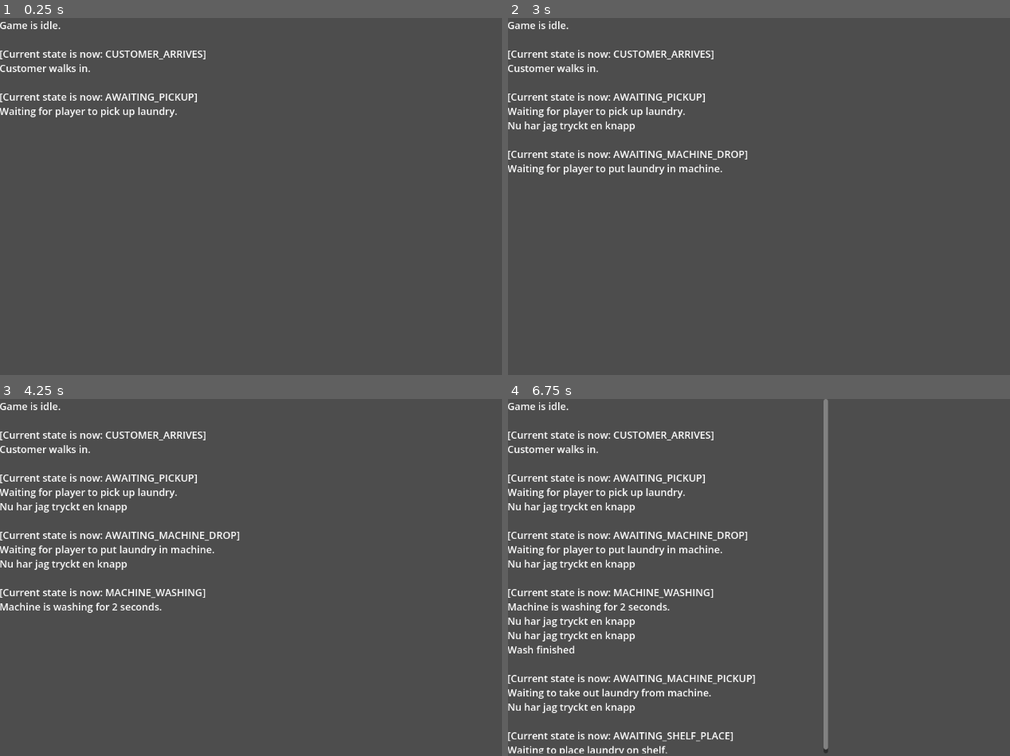
Above: before the commit, frames 1-4 (two rows, left to right).
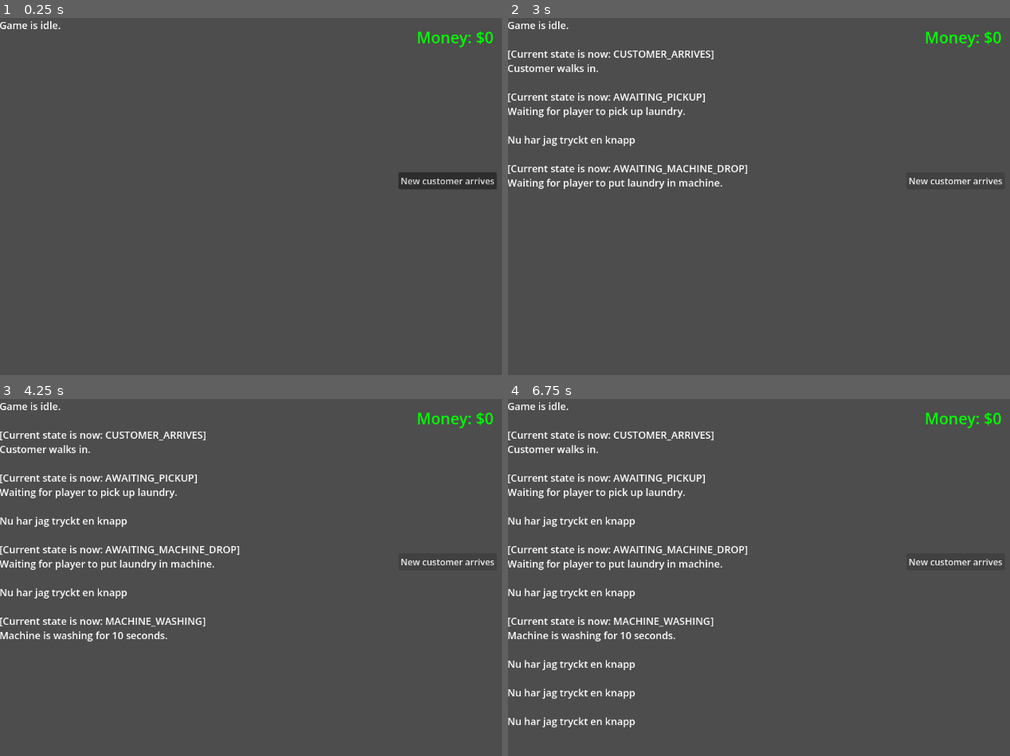
Above: after the commit, the same moments.

Repository: vatsalunadkat/Enter-the-Fold
Game: Godot game, scene res://scenes/game_state_controller.tscn
The game is run twice, just before and just after one commit, with the same random seed, the same clock (stepped at 60 frames per second) and the same inputs. Before the commit the project has no main scene; this scene is started directly in both runs.
Inputs (mouse positions are in pixels of both pictures, inside the frame that each line leads up to):
- Up to frame 1 (0.25 s): no input
- Up to frame 2 (3 s): click (954, 182) at 0.5 s, where only the run after the commit has a clickable "New customer arrives"; click (954, 182) at 1.25 s, where only the run after the commit has a clickable "New customer arrives"; click (954, 182) at 2 s, where only the run after the commit has a clickable "New customer arrives"; tap Enter at 2.75 s
- Up to frame 3 (4.25 s): tap Space at 3.5 s
- Up to frame 4 (6.75 s): tap Enter at 4.25, 6.5 s; tap Space at 5 s

The runs differ from the first frame. In frame 1, 2.4% of the frame differs, in the area x 0-99%, y 3-48%; in frame 2, 2.5%; in frame 3, 4.1%; in frame 4, 7.8%, in the area x 0-99%, y 0-100%.

Commit message:
Implementation of money system and button simulator

Diff:
--- a/project.godot
+++ b/project.godot
@@ -10,9 +10,14 @@
 
 [application]
 
-config/name="Enter the Fold"
-config/features=PackedStringArray("4.6", "Mobile")
+config/name="Nytt spelprojekt"
+run/main_scene="uid://u4u1ectoh5nh"
+config/features=PackedStringArray("4.6", "GL Compatibility")
 config/icon="res://icon.svg"
+
+[autoload]
+
+GameState="*uid://cehutnc66tbm8"
 
 [physics]
 
@@ -21,4 +26,3 @@
 [rendering]
 
 rendering_device/driver.windows="d3d12"
-renderer/rendering_method="mobile"
--- /dev/null
+++ b/scenes/HUD.tscn
@@ -0,0 +1,14 @@
+[gd_scene format=3 uid="uid://dtu4vwmjo0n2p"]
+
+[ext_resource type="Script" uid="uid://dpduajpk8vgme" path="res://scripts/HUD.gd" id="1_qpvh6"]
+
+[node name="HUD" type="CanvasLayer" unique_id=305710861]
+script = ExtResource("1_qpvh6")
+
+[node name="MoneyLabel" type="RichTextLabel" parent="." unique_id=1178573605]
+offset_left = 740.0
+offset_top = 16.0
+offset_right = 1131.0
+offset_bottom = 168.0
+bbcode_enabled = true
+text = "[font_size=28] [color=green] Money: $0[/color]"
--- a/scenes/canvas_layer.tscn
+++ b/scenes/canvas_layer.tscn
@@ -1,13 +1,25 @@
 [gd_scene format=3 uid="uid://cktdqjmp0yejp"]
+
+[ext_resource type="Script" uid="uid://b888t4hafdfvf" path="res://scripts/customer_button.gd" id="1_c4rma"]
 
 [node name="CanvasLayer" type="CanvasLayer" unique_id=952911553]
 
-[node name="RichTextLabel" type="RichTextLabel" parent="." unique_id=429254606]
+[node name="ConsoleLabel" type="RichTextLabel" parent="." unique_id=429254606]
 offset_left = -1.0
-offset_right = 579.0
+offset_right = 534.0
 offset_bottom = 643.0
 bbcode_enabled = true
 text = "[font_size=18]"
 
-[node name="Camera2D" type="Camera2D" parent="RichTextLabel" unique_id=1092576627]
+[node name="Camera2D" type="Camera2D" parent="ConsoleLabel" unique_id=1092576627]
 position = Vector2(1, -1)
+
+[node name="CustomerButton" type="Button" parent="." unique_id=2091846122]
+offset_left = 721.0
+offset_top = 280.0
+offset_right = 899.0
+offset_bottom = 311.0
+text = "New customer arrives"
+script = ExtResource("1_c4rma")
+
+[connection signal="pressed" from="CustomerButton" to="CustomerButton" method="_on_pressed"]
--- a/scenes/game_state_controller.tscn
+++ b/scenes/game_state_controller.tscn
@@ -2,6 +2,7 @@
 
 [ext_resource type="Script" uid="uid://d1po0tngamr2p" path="res://scripts/game_state_controller.gd" id="1_vq0e2"]
 [ext_resource type="PackedScene" uid="uid://cktdqjmp0yejp" path="res://scenes/canvas_layer.tscn" id="2_ts4rt"]
+[ext_resource type="PackedScene" uid="uid://dtu4vwmjo0n2p" path="res://scenes/HUD.tscn" id="3_ov82r"]
 
 [node name="GameStateController" type="Node2D" unique_id=409876603]
 script = ExtResource("1_vq0e2")
@@ -12,4 +13,6 @@
 wait_time = 2.0
 one_shot = true
 
+[node name="HUD" parent="." unique_id=305710861 instance=ExtResource("3_ov82r")]
+
 [connection signal="timeout" from="Timer" to="." method="_on_timer_timeout"]
--- /dev/null
+++ b/scripts/HUD.gd
@@ -0,0 +1,12 @@
+extends CanvasLayer
+
+@onready var money_label = $MoneyLabel
+var bb_code_format = "[font_size=28] [color=green] %s[/color]"
+
+func _ready() -> void:
+	var str = bb_code_format % ("Money: $" + str(GameState.money))
+	money_label.text = str
+	GameState.money_updated.connect(_on_money_updated)
+
+func _on_money_updated(new_total):
+	money_label.text = bb_code_format % ("Money: $" + str(new_total))
--- /dev/null
+++ b/scripts/customer_button.gd
@@ -0,0 +1,6 @@
+extends Button
+
+@onready var game_state_controller = $"/root/GameStateController"
+
+func _on_pressed():
+	game_state_controller.customer_arrived.emit()
--- /dev/null
+++ b/scripts/game_state.gd
@@ -0,0 +1,9 @@
+extends Node
+
+signal money_updated(new_total)
+
+var money: int = 0
+
+func add_money(amount: int) -> void:
+	money += amount
+	emit_signal("money_updated", money)
--- a/scripts/game_state_controller.gd
+++ b/scripts/game_state_controller.gd
@@ -1,8 +1,8 @@
 extends Node
 
-# console.append_text( + "\n")
+signal customer_arrived
 
-@onready var console = $CanvasLayer/RichTextLabel
+@onready var console = $CanvasLayer/ConsoleLabel
 
 enum State {
 	IDLE,
@@ -20,66 +20,68 @@
 var current_state = State.IDLE
 
 func _ready():
-	customer_arrived()
+	customer_arrived.connect(_on_customer_arrived)
+	enter_current_state()
 
-func customer_arrived() -> void:
+func _on_customer_arrived() -> void:
 	if current_state == State.IDLE:
-		enter_current_state()
 		change_state(State.CUSTOMER_ARRIVES)
 	else:
 		return # ignore if already busy
 
 func change_state(new_state):
-	$CanvasLayer/RichTextLabel.append_text("\n")
+	print_to_text_label("\n")
 	current_state = new_state
 	print("[Current state is now: ", State.keys()[current_state] + "]")
-	console.append_text("[Current state is now: "+ State.keys()[current_state] + "] \n")
+	print_to_text_label("[Current state is now: "+ State.keys()[current_state] + "] \n")
 	enter_current_state()
 
 func enter_current_state():
 	match current_state:
 		State.IDLE:
 			print("Game is idle.")
-			console.append_text("Game is idle." + "\n")
+			print_to_text_label("Game is idle." + "\n")
 
 		State.CUSTOMER_ARRIVES:
 			print("Customer walks in.")
-			console.append_text("Customer walks in." + "\n")
+			print_to_text_label("Customer walks in." + "\n")
 			change_state(State.AWAITING_PICKUP)
 
 		State.AWAITING_PICKUP:
 			print("Waiting for player to pick up laundry.")
-			console.append_text("Waiting for player to pick up laundry." + "\n")
+			print_to_text_label("Waiting for player to pick up laundry." + "\n")
 
 		State.AWAITING_MACHINE_DROP:
 			print("Waiting for player to put laundry in machine.")
-			console.append_text("Waiting for player to put laundry in machine." + "\n")
+			print_to_text_label("Waiting for player to put laundry in machine." + "\n")
 
 		State.MACHINE_WASHING:
 			print("Machine is washing for 10 seconds.")
-			console.append_text("Machine is washing for 2 seconds." + "\n")
-			$Timer.start(2)
+			print_to_text_label("Machine is washing for 10 seconds." + "\n")
+			$Timer.start(10)
 
 		State.AWAITING_MACHINE_PICKUP:
 			print("Waiting to take out laundry from machine.")
-			console.append_text("Waiting to take out laundry from machine." + "\n")
+			print_to_text_label("Waiting to take out laundry from machine." + "\n")
 
 		State.AWAITING_SHELF_PLACE:
 			print("Waiting to place laundry on shelf.")
-			console.append_text("Waiting to place laundry on shelf." + "\n")
+			print_to_text_label("Waiting to place laundry on shelf." + "\n")
 
 		State.AWAITING_CUSTOMER_RETURN:
-			print("Waiting for 2 seconds for customer to return.")
-			console.append_text("Waiting for 2 seconds for customer to return." + "\n")
-			$Timer.start(2)
+			print("Waiting for 10 seconds for customer to return.")
+			print_to_text_label("Waiting for 10 seconds for customer to return." + "\n")
+			$Timer.start(10)
 
 		State.AWAITING_SERVE:
 			print("Waiting to give laundry to customer.")
-			console.append_text("Waiting to give laundry to customer." + "\n")
+			print_to_text_label("Waiting to give laundry to customer." + "\n")
 
 		State.MONEY_COLLECTED:
 			print("Customer paid.")
-			console.append_text("Customer paid." + "\n")
+			print_to_text_label("Customer paid.\n")
+			GameState.add_money(10)
+			print_to_text_label("\n \n")
 			change_state(State.IDLE)
 
 func complete_current_step():
@@ -104,14 +106,20 @@
 	if event is InputEventKey and event.is_released():
 	#	var typed_event = event as InputEventKey
 	#	var key_typed = PackedByteArray([typed_event.unicode]).get_string_from_utf8()
-		console.append_text("Nu har jag tryckt en knapp" + "\n")
+		print_to_text_label("\n" + "Nu har jag tryckt en knapp" + "\n")
 		complete_current_step()
-
 
 func _on_timer_timeout() -> void:
 	if current_state == State.MACHINE_WASHING:
 		print("Wash finished")
-		console.append_text("Wash finished" + "\n")
+		print_to_text_label("Wash finished" + "\n")
 		change_state(State.AWAITING_MACHINE_PICKUP)
 	else: if current_state == State.AWAITING_CUSTOMER_RETURN:
 		change_state(State.AWAITING_SERVE)
+
+func print_to_text_label(str : String) -> void:
+	console.append_text(str)
+	scroll_down()
+
+func scroll_down() -> void:
+	console.scroll_to_line(console.get_line_count()-1)
Not shown, changed: icon.svg.import
Not shown, added: scripts/HUD.gd.uid
Not shown, added: scripts/customer_button.gd.uid
Not shown, added: scripts/game_state.gd.uid
